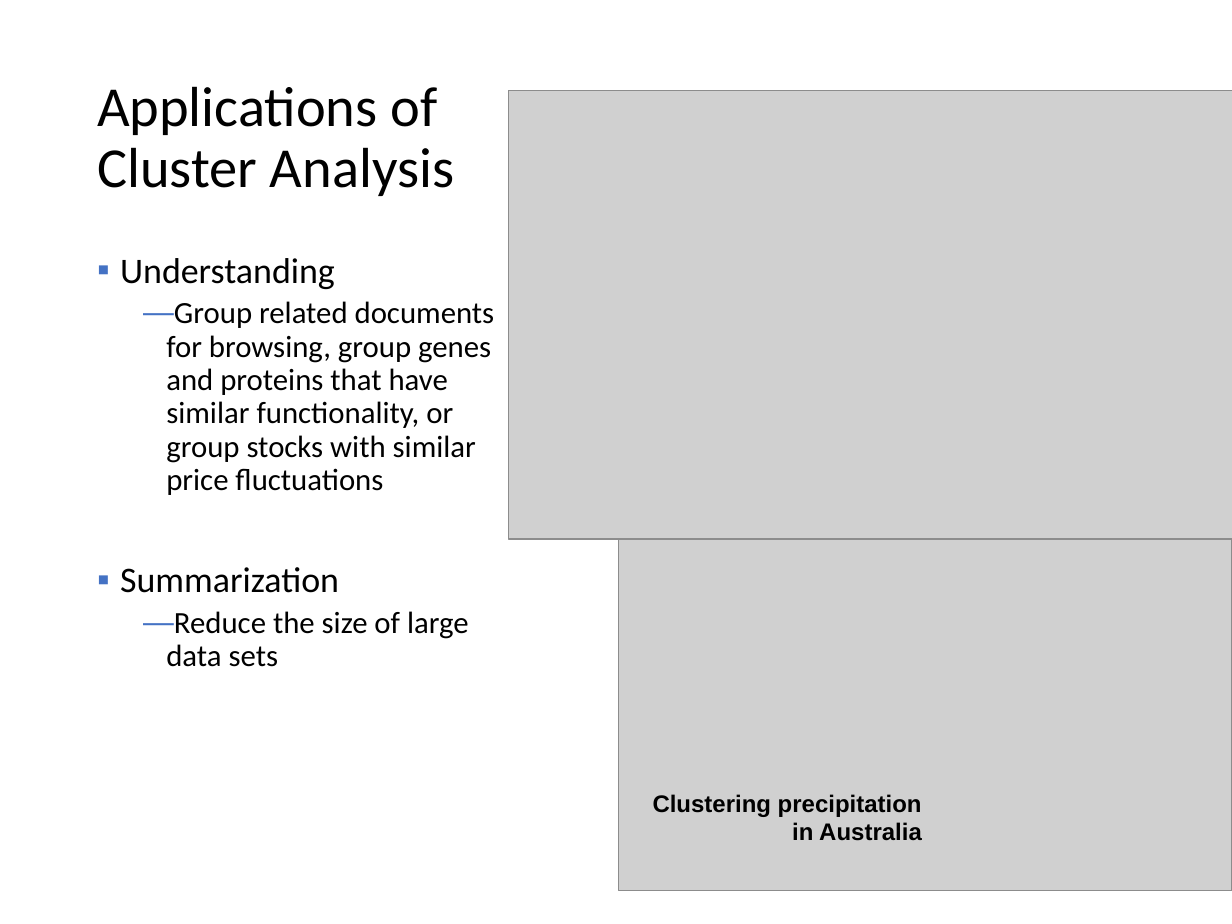
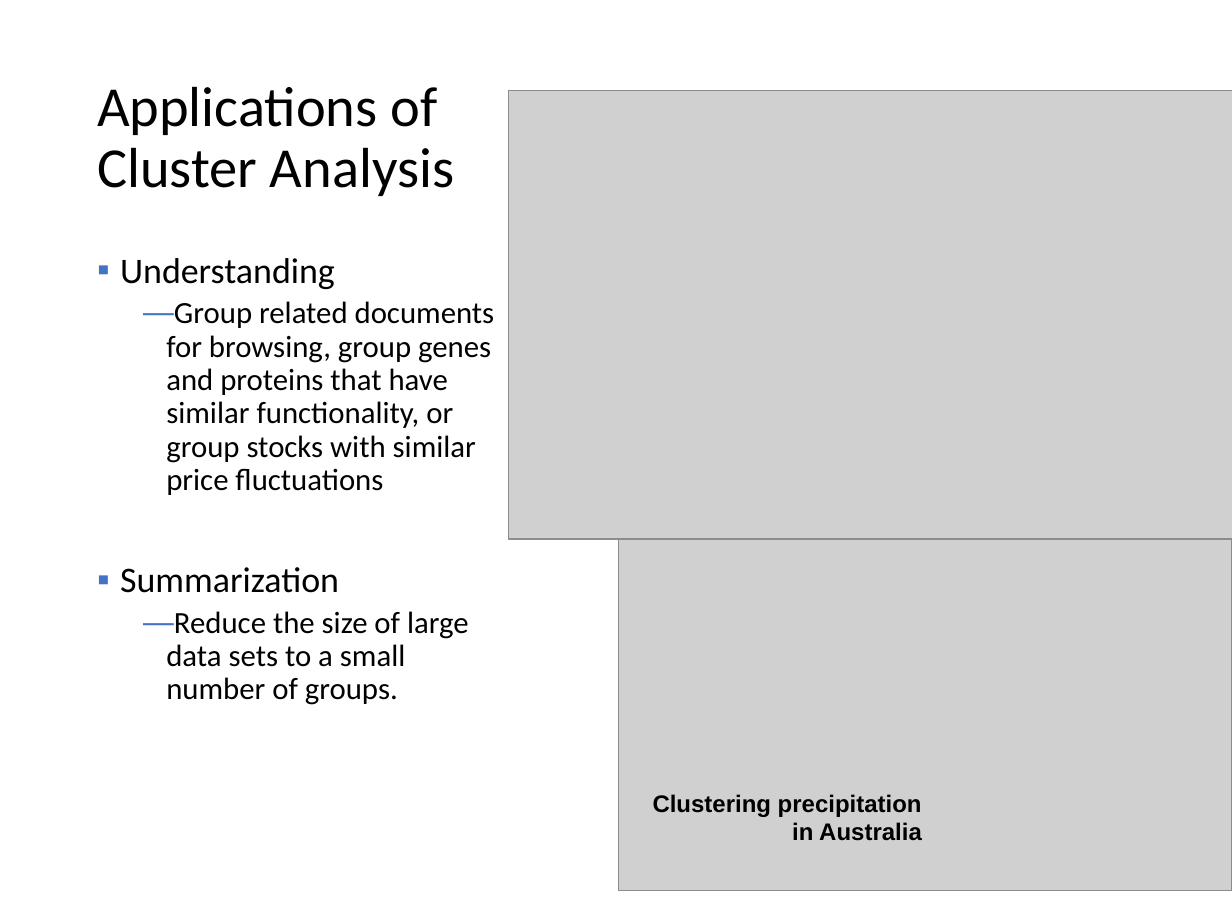
Before and after one commit to mhahsler/Introduction_to_Data_Mining_R_Examples, a slide deck: slide 5 of slides/chap7_basic_cluster_analysis.pptx. Drawn at 1232x924 pixels with LibreOffice and Linux fonts; fonts in the diff are those of the drawing; grey boxes stand for pictures. Boxes give left, top, right and bottom in pixels: in the first picture for what was removed or moved away, otherwise in the second. Text is boxed around its words. In the diff, an @@ line names an element or a change of style, - is before the commit and + after.

```diff
--- a/slides/chap7_basic_cluster_analysis.pptx
+++ b/slides/chap7_basic_cluster_analysis.pptx
@@ text at [166,611,469,705]: text changed @@
-  — Reduce the size of large data sets
+  — Reduce the size of large data sets to a small number of groups.
```
Also in this commit, not shown: 7 other slides changed, 1 slide added, 1 other file.
